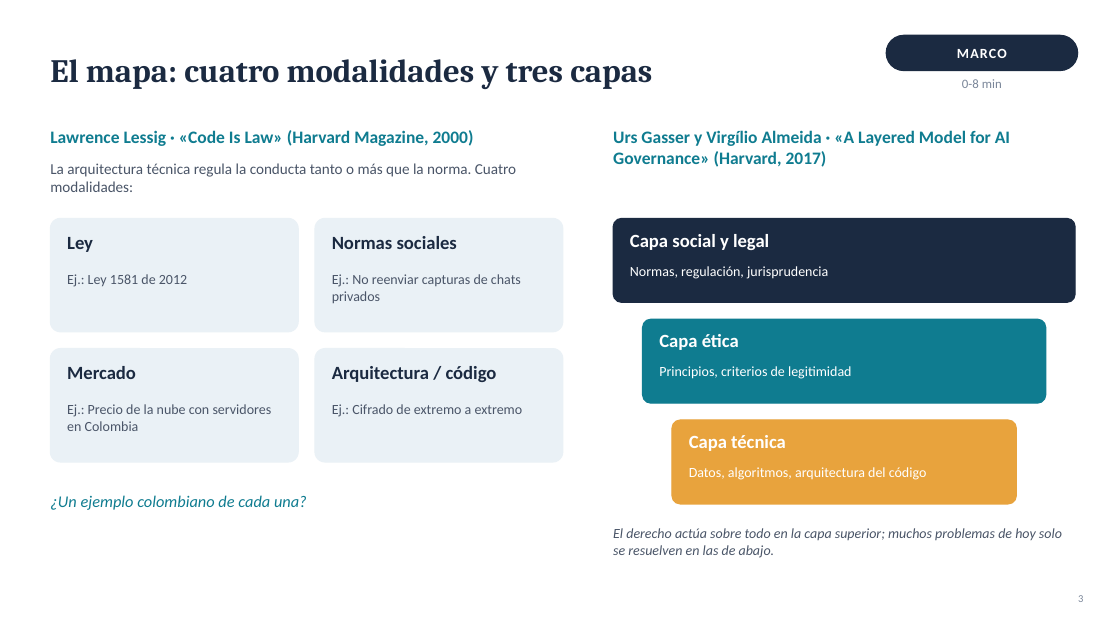
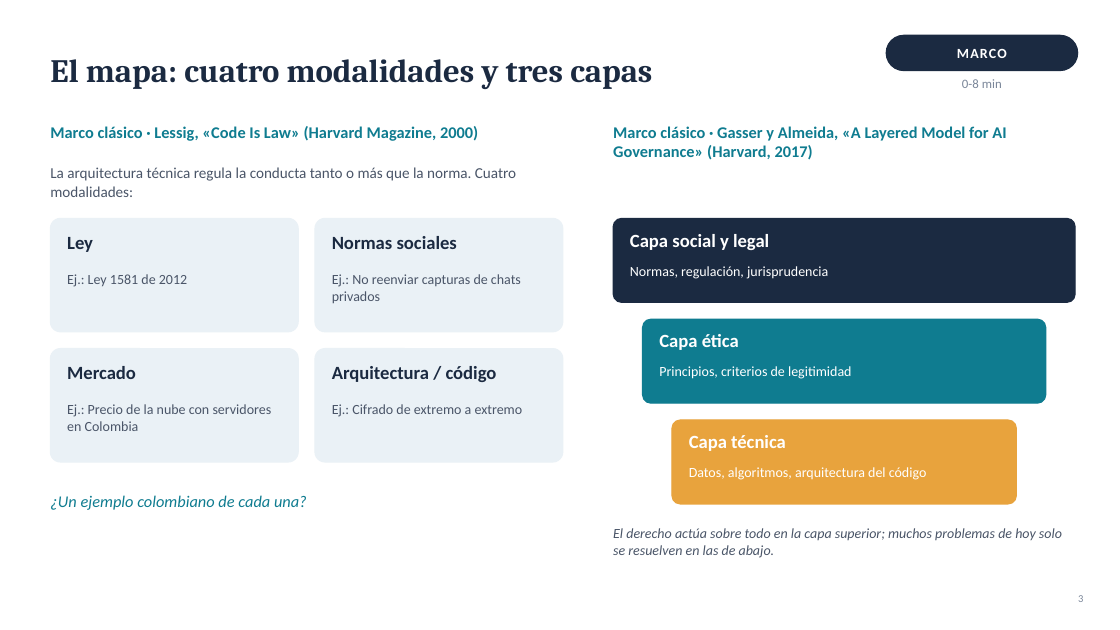
Before and after one commit to Arturoramos22/Arturoramos22, a slide deck: slide 3 of conferencia-derecho-tecnologia/DIAPOSITIVAS.pptx. Drawn at 1120x630 pixels with LibreOffice and Linux fonts; fonts in the diff are those of the drawing. Boxes give left, top, right and bottom in pixels: in the first picture for what was removed or moved away, otherwise in the second. Text is boxed around its words. In the diff, an @@ line names an element or a change of style, - is before the commit and + after.

```diff
--- a/conferencia-derecho-tecnologia/DIAPOSITIVAS.pptx
+++ b/conferencia-derecho-tecnologia/DIAPOSITIVAS.pptx
@@ text at (50, 126, 478, 141): text changed; size 15 to 14 pt @@
-Lawrence Lessig · «Code Is Law» (Harvard Magazine, 2000)
+Marco clásico · Lessig, «Code Is Law» (Harvard Magazine, 2000)
@@ text at (613, 126, 1006, 160): text changed; size 15 to 14 pt @@
-Urs Gasser y Virgílio Almeida · «A Layered Model for AI Governance» (Harvard, 2017)
+Marco clásico · Gasser y Almeida, «A Layered Model for AI Governance» (Harvard, 2017)
@@ text "La arquitectura técnica regula la ...": place and size @@
-text "La arquitectura técnica regula la ..." at (50, 163, 516, 192)
+text "La arquitectura técnica regula la ..." at (50, 167, 516, 197)
```
Also in this commit, not shown: 9 other slides changed, 6 other files.
